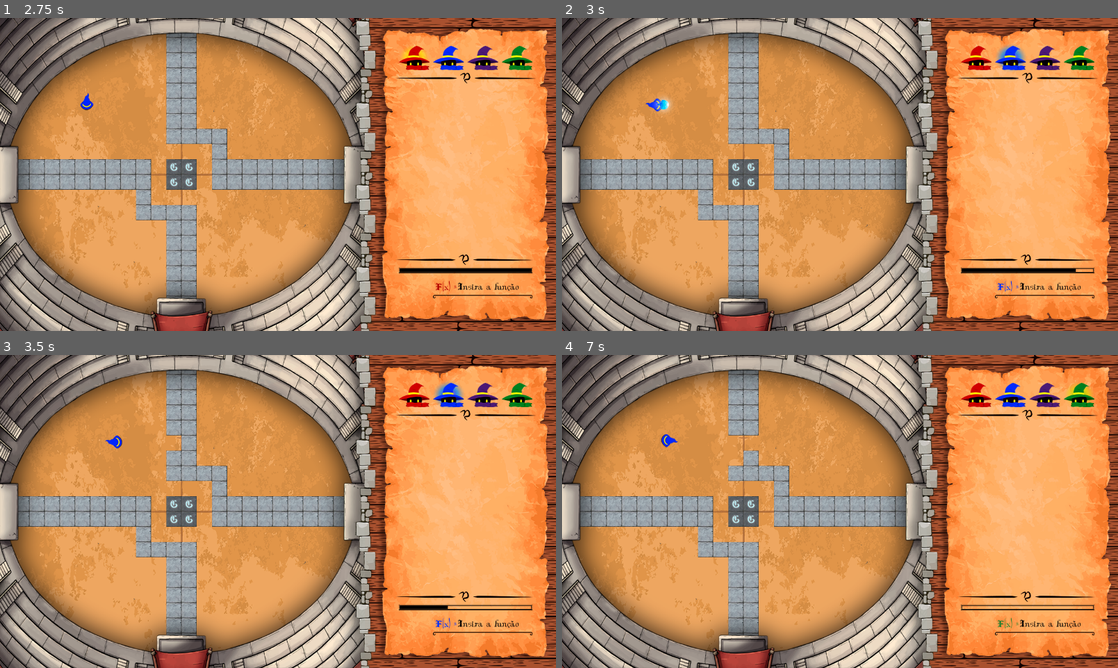
Above: before the commit, frames 1-4 (two rows, left to right).
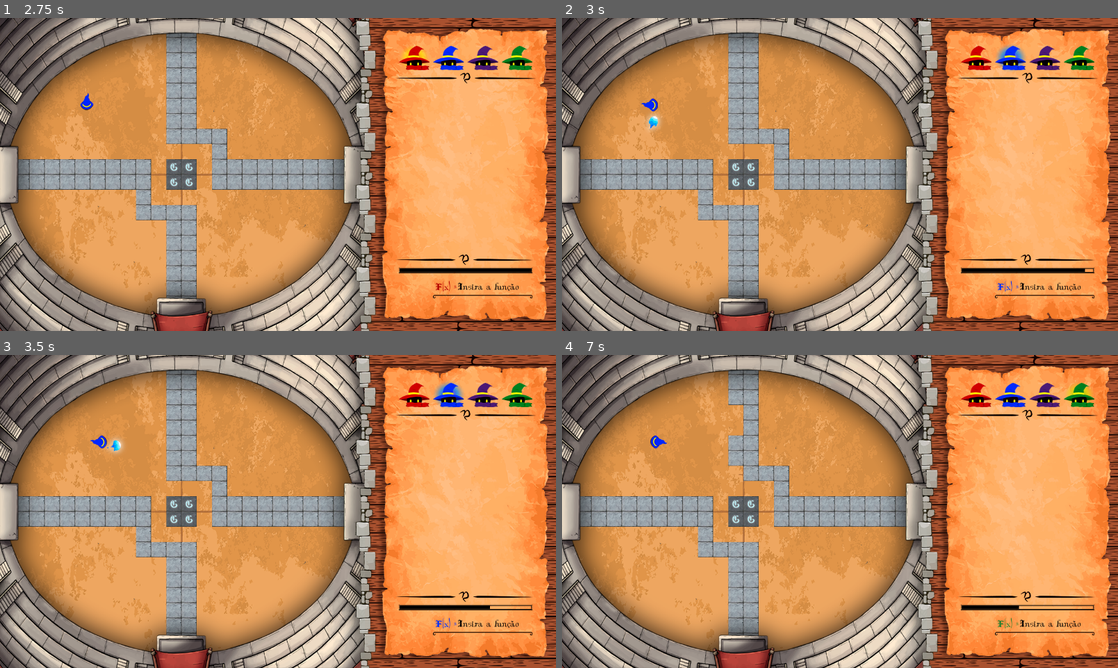
Above: after the commit, the same moments.

Repository: laraesquivel/math_magic
Game: Godot game, scene res://Menu.tscn
Same seed, same stepped clock (60 frames per second), same inputs: the game is played once before the commit and once after it.
Inputs (mouse positions are in pixels of both pictures, inside the frame that each line leads up to):
- Up to frame 1 (2.75 s): click (428, 221) at 0.5 s; click (428, 221) at 1.25 s; click (428, 80) at 2 s
- Up to frame 2 (3 s): tap Enter at 2.75 s; hold D (ui_right) from 2.78 s (still down); tap Space (shot) at 2.85 s
- Up to frame 3 (3.5 s): keep holding D (ui_right)
- Up to frame 4 (7 s): release D (ui_right) at 3.53 s; hold S (ui_down) 3.53-4.28 s; tap Enter at 3.6, 5.1, 6.6 s; hold D (ui_right) 4.28-5.03 s; tap Space (shot) at 4.35, 5.85 s; hold W (ui_up) 5.03-5.78 s; hold A (ui_left) from 5.78 s (still down)

Frame 1 is identical in both runs. In frame 2, 0.3% of the frame differs, in the area x 14-95%, y 25-82%; in frame 3, 0.4%; in frame 4, 1.1%, in the area x 15-83%, y 16-82%.

Commit message:
fix: campo de input bloqueia o movimento do mago

Diff:
--- a/Cenas/Fase1.tscn
+++ b/Cenas/Fase1.tscn
@@ -236,5 +236,8 @@
 texture = ExtResource( 20 )
 script = ExtResource( 21 )
 
+[connection signal="focus_entered" from="Fase1/LineEdit" to="Fase1/LineEdit" method="_on_LineEdit_focus_entered"]
+[connection signal="focus_exited" from="Fase1/LineEdit" to="Fase1/LineEdit" method="_on_LineEdit_focus_exited"]
 [connection signal="text_entered" from="Fase1/LineEdit" to="Fase1" method="_on_LineEdit_text_entered"]
+[connection signal="text_entered" from="Fase1/LineEdit" to="Fase1/LineEdit" method="_on_LineEdit_text_entered"]
 [connection signal="request_completed" from="Fase1/HTTPRequest" to="Fase1" method="_on_HTTPRequest_request_completed"]
--- a/Cenas/Objetos/SpellShot.tscn
+++ b/Cenas/Objetos/SpellShot.tscn
@@ -46,7 +46,7 @@
 
 [node name="AnimatedSprite" type="AnimatedSprite" parent="."]
 frames = SubResource( 6 )
-frame = 3
+frame = 2
 playing = true
 offset = Vector2( 5, 0 )
 
--- a/Cenas/Objetos/magic.gd
+++ b/Cenas/Objetos/magic.gd
@@ -13,7 +13,7 @@
 		label.set_position(Vector2(x,(5*sin(0.5*x))))
 		#add_child(label)
 		#newCurve.add_point(Vector2(x,(5*sin(0.5*x))))
-		newCurve.add_point(Vector2(x,0))
+		newCurve.add_point(Vector2(x,(50*sin(0.1*x))))
 	curve = newCurve
 
 	var animation = $PathFollow2D/AnimationPlayer.get_animation("shot")
--- a/scripts/Fase1/AzulK.gd
+++ b/scripts/Fase1/AzulK.gd
@@ -12,7 +12,7 @@
 # Called every frame. 'delta' is the elapsed time since the previous frame.
 #func _process(delta):
 #	pass
-export (int) var speed = 100
+export (int) var speed = 50
 
 var velocity = Vector2()
 var shotDirection = Vector2.ZERO
@@ -21,7 +21,7 @@
 
 func get_input():
 	velocity = Vector2()
-	if ($"../runBarPorc".porcent > 0):
+	if ($"../runBarPorc".porcent > 0 and not($"../LineEdit".is_focus)):
 		if Input.is_action_pressed("ui_right"):
 			velocity.x += 1
 		if Input.is_action_pressed("ui_left"):
--- a/scripts/Fase1/LineEdit.gd
+++ b/scripts/Fase1/LineEdit.gd
@@ -1,10 +1,7 @@
 extends LineEdit
 
 
-# Declare member variables here. Examples:
-# var a = 2
-# var b = "text"
-
+var is_focus = 0
 
 # Called when the node enters the scene tree for the first time.
 func _ready():
@@ -14,3 +11,17 @@
 # Called every frame. 'delta' is the elapsed time since the previous frame.
 #func _process(delta):
 #	pass
+
+
+func _on_LineEdit_focus_entered():
+	is_focus = 1
+	print("selecionado")
+
+
+func _on_LineEdit_focus_exited():
+	is_focus = 0
+	print("deselecionado")
+
+
+func _on_LineEdit_text_entered(new_text):
+	release_focus()
